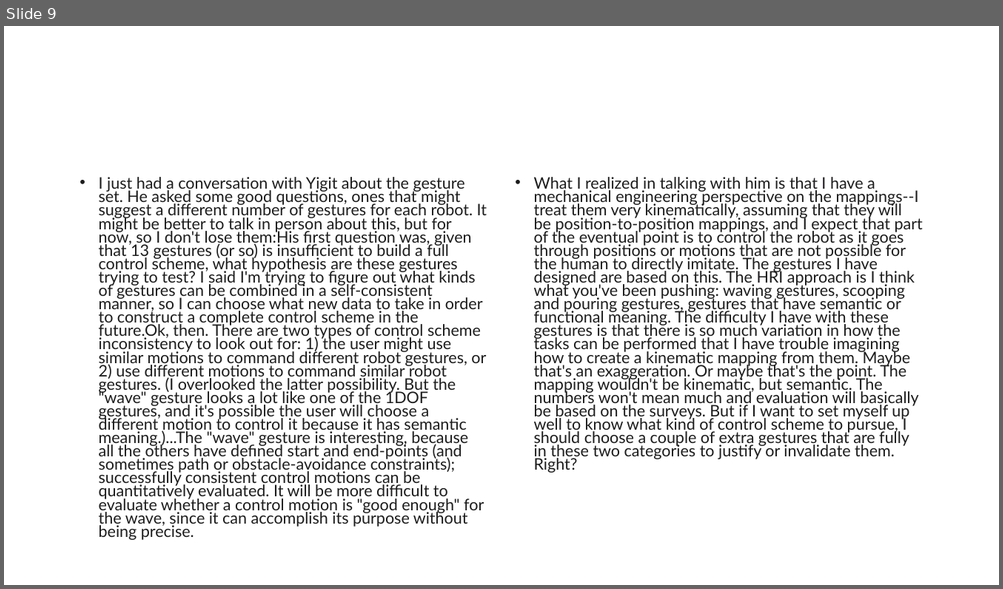
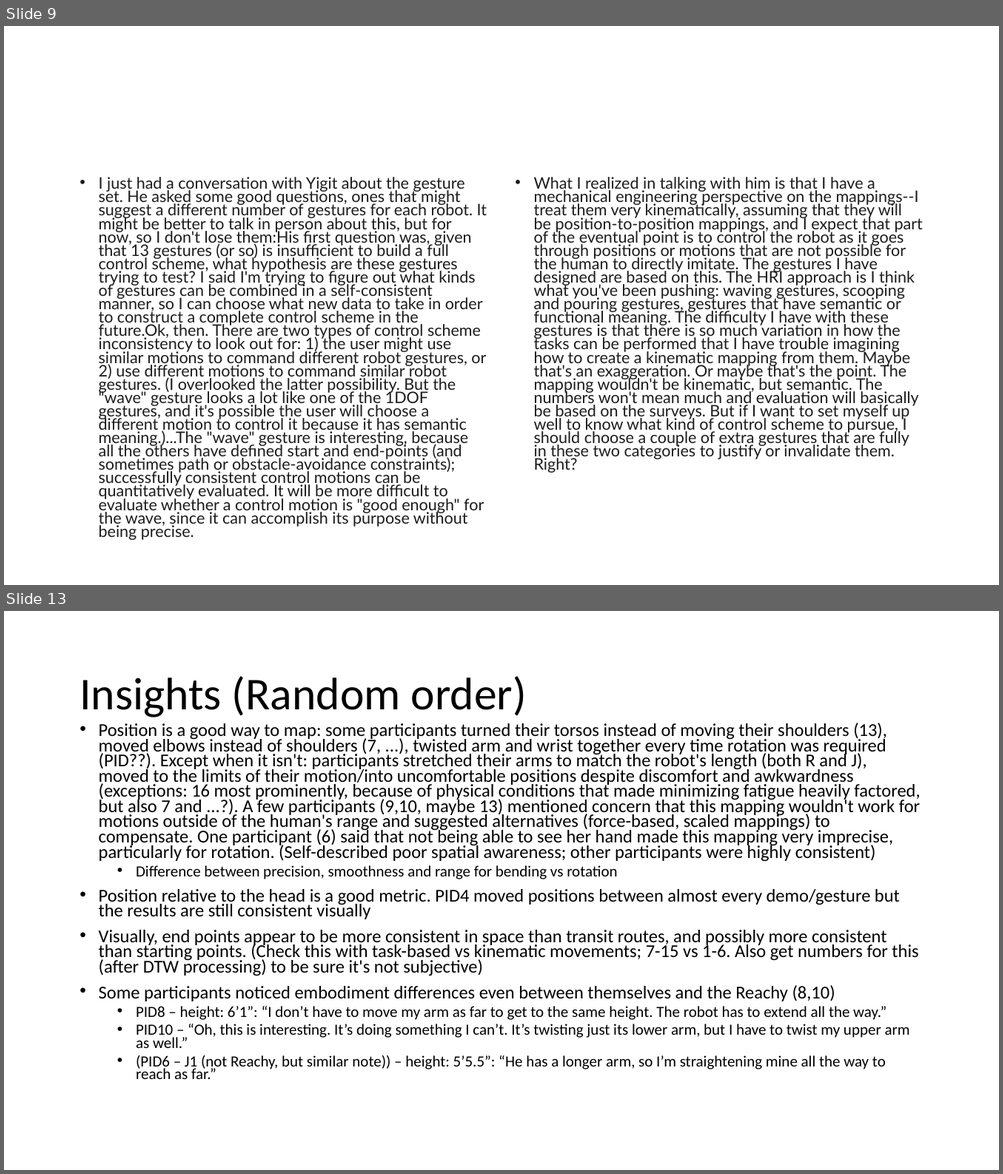
Before and after one commit to JMolnar6/NonAnthroHands_User_Study, a slide deck: Study Files/Gesture Selection for Control Scheme Design.pptm. Shown one above the other, each under a label of ours: slide 9 before the commit, slides 9 and 13 after it; the slides between them are not shown. The pictures are 1003x589 and 1003x1174 pixels, drawn with LibreOffice and Linux fonts; fonts in the diff are those of the drawing. Boxes give left, top, right and bottom in pixels: in the first picture for what was removed or moved away, otherwise in the second. Text is boxed around its words. In the diff, an @@ line names an element or a change of style, - is before the commit and + after.

```diff
--- a/Study Files/Gesture Selection for Control Scheme Design.pptm
+++ b/Study Files/Gesture Selection for Control Scheme Design.pptm
@@ slide 13 added at box(4, 611, 999, 1170), background #FFFFFF @@
@@ title added at box(79, 676, 526, 718), 44 pt, text #000000 @@
+Insights (Random order)
@@ text added at box(99, 723, 919, 1079), 17.5 pt, text #000000 @@
+• Position is a good way to map: some participants turned their torsos instead of moving their shoulders (13), moved elbows instead of shoulders (7, ...), twisted arm and wrist together every time rotation was required (PID??). Except when it isn't: participants stretched their arms to match the robot's length (both R and J), moved to the limits of their motion/into uncomfortable positions despite discomfort and awkwardness (exceptions: 16 most prominently, because of physical conditions that made minimizing fatigue heavily factored, but also 7 and ...?). A few participants (9,10, maybe 13) mentioned concern that this mapping wouldn't work for motions outside of the human's range and suggested alternatives (force-based, scaled mappings) to compensate. One participant (6) said that not being able to see her hand made this mapping very imprecise, particularly for rotation. (Self-described poor spatial awareness; other participants were highly consistent)
+  • Difference between precision, smoothness and range for bending vs rotation
+• Position relative to the head is a good metric. PID4 moved positions between almost every demo/gesture but the results are still consistent visually
+• Visually, end points appear to be more consistent in space than transit routes, and possibly more consistent than starting points. (Check this with task-based vs kinematic movements; 7-15 vs 1-6. Also get numbers for this (after DTW processing) to be sure it's not subjective)
+• Some participants noticed embodiment differences even between themselves and the Reachy (8,10)
+  • PID8 – height: 6’1”: “I don’t have to move my arm as far to get to the same height. The robot has to extend all the way.”
+  • PID10 – “Oh, this is interesting. It’s doing something I can’t. It’s twisting just its lower arm, but I have to twist my upper arm as well.”
+  • (PID6 – J1 (not Reachy, but similar note)) – height: 5’5.5”: “He has a longer arm, so I’m straightening mine all the way to reach as far.”
```
Also in this commit, not shown: 3 other slides added, 1 other file.
